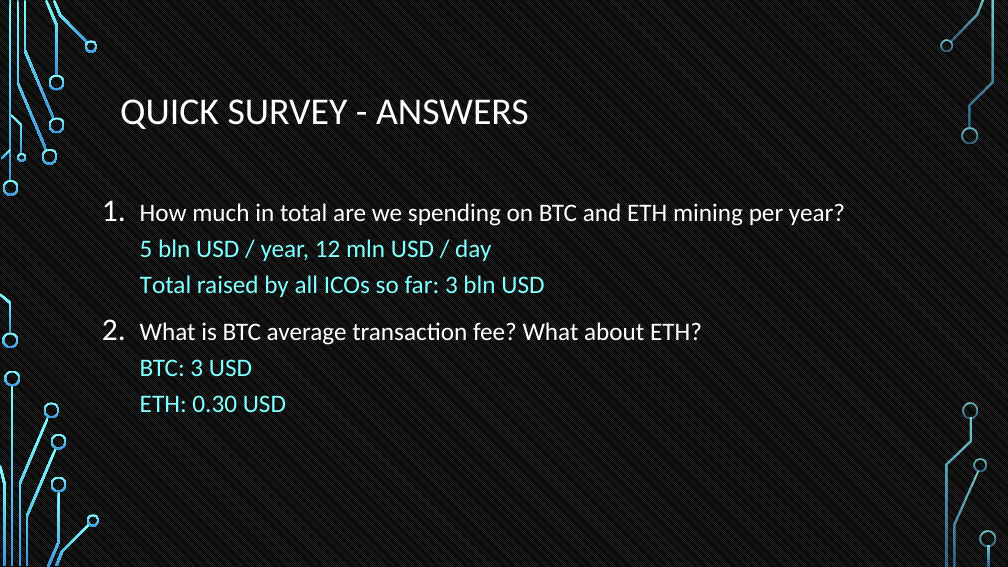
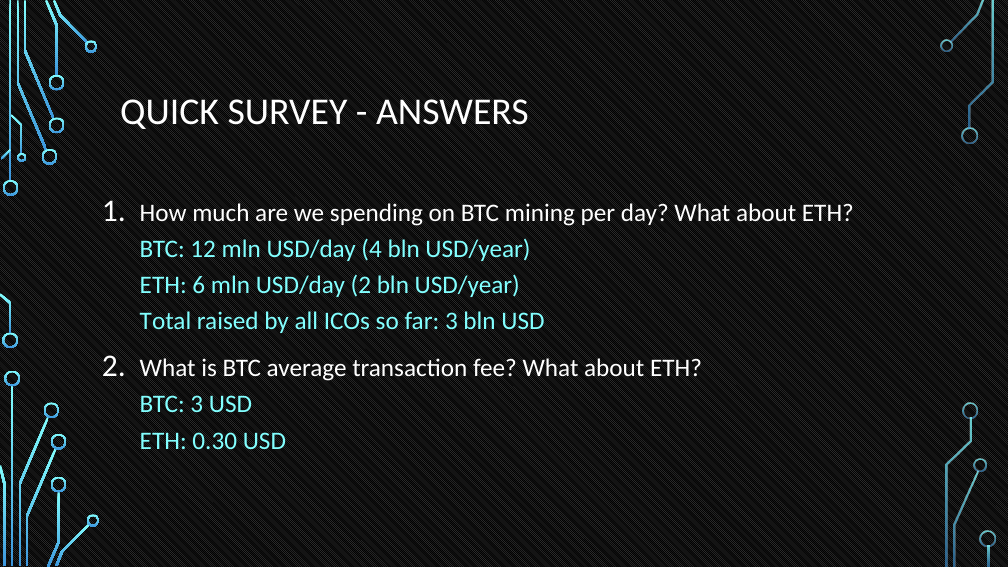
Before and after one commit to tokenika/tokenika.github.io, a slide deck: slide 7 of WarsawBlock.pptx. Drawn at 1008x567 pixels with LibreOffice and Linux fonts; fonts in the diff are those of the drawing; background and template pictures are left out. Boxes give left, top, right and bottom in pixels: in the first picture for what was removed or moved away, otherwise in the second. Text is boxed around its words. In the diff, an @@ line names an element or a change of style, - is before the commit and + after.

```diff
--- a/WarsawBlock.pptx
+++ b/WarsawBlock.pptx
@@ text at box(140, 203, 854, 333): text changed @@
-1. How much in total are we spending on BTC and ETH mining per year?
-  5 bln USD / year, 12 mln USD / day
-  Total raised by all ICOs so far: 3 bln USD
+1. How much are we spending on BTC mining per day? What about ETH?
+  BTC: 12 mln USD/day (4 bln USD/year)
+  ETH: 6 mln USD/day (2 bln USD/year)
+  Total raised by all ICOs so far: 3 bln USD
```
Also in this commit, not shown: 16 other slides changed, 5 slides added, 1 slide removed, 1 other file.
